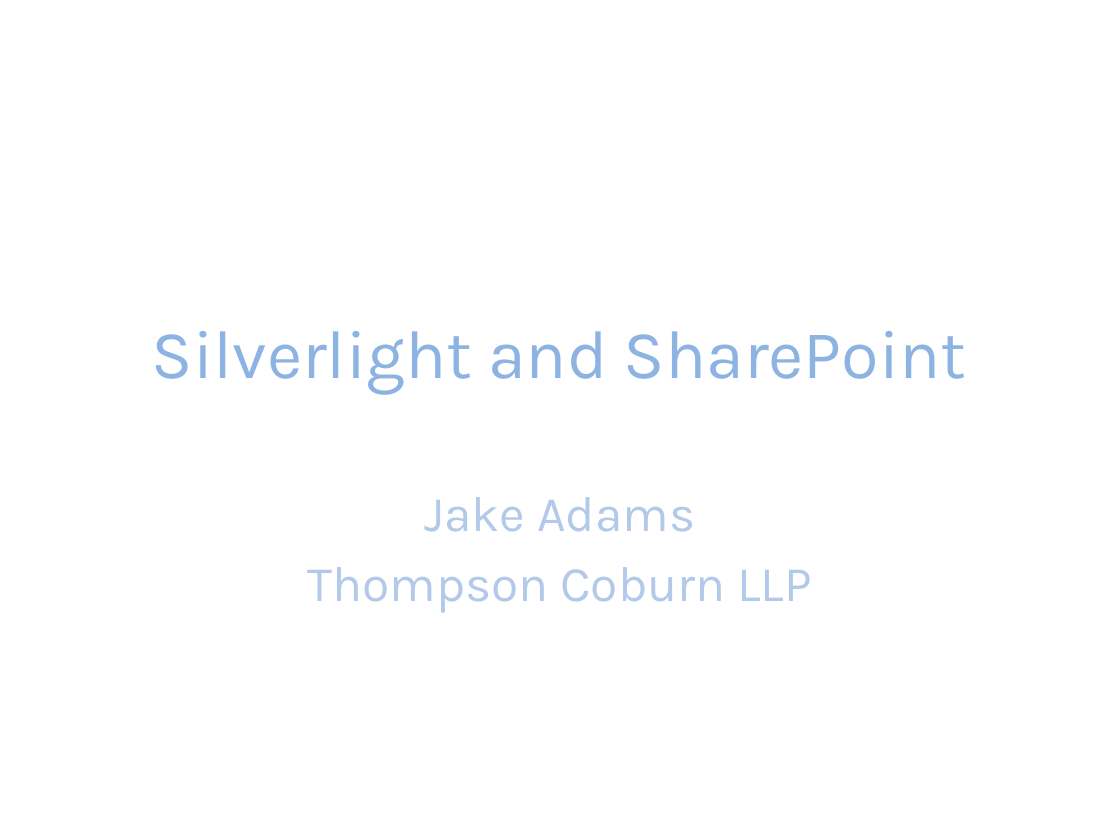
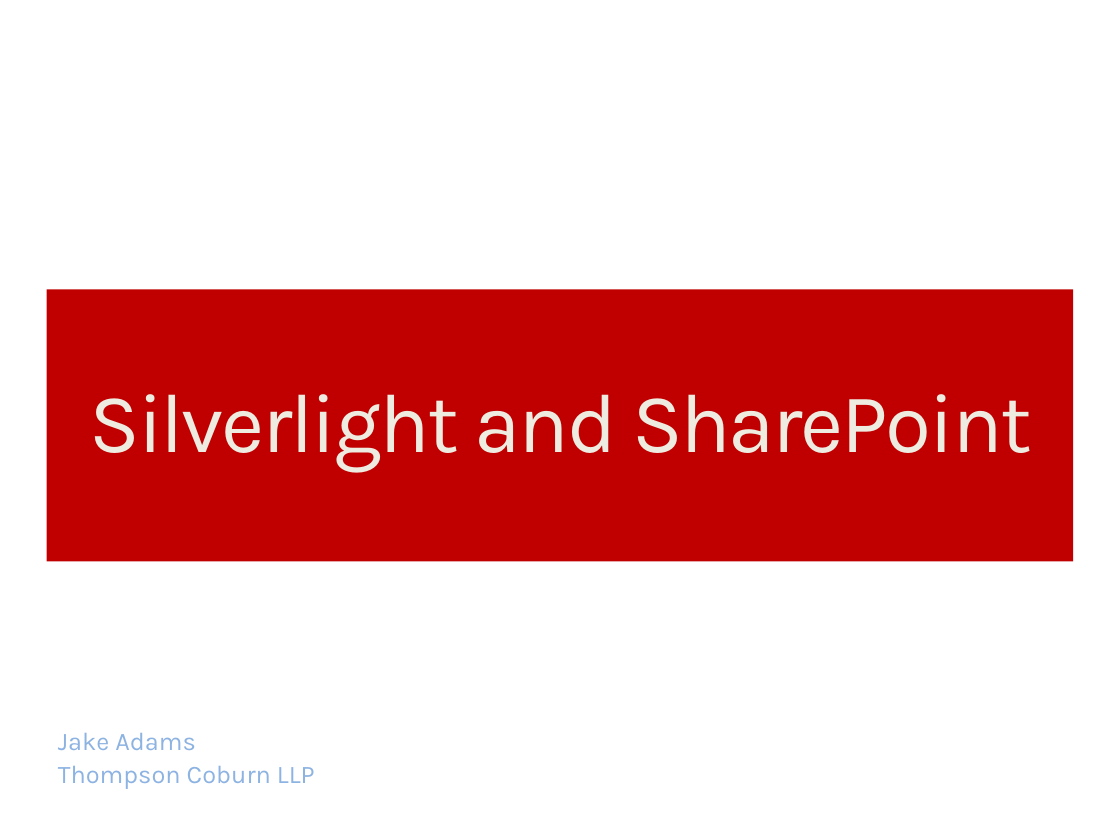
Before and after one commit to jacobladams/presentations, a slide deck: slide 1 of silverlight-and-sharepoint/Silverlight and SharePoint.pptx. Drawn at 1120x840 pixels with LibreOffice and Linux fonts; fonts in the diff are those of the drawing; background and template pictures are left out. Boxes give left, top, right and bottom in pixels: in the first picture for what was removed or moved away, otherwise in the second. Text is boxed around its words. In the diff, an @@ line names an element or a change of style, - is before the commit and + after.

```diff
--- a/silverlight-and-sharepoint/Silverlight and SharePoint.pptx
+++ b/silverlight-and-sharepoint/Silverlight and SharePoint.pptx
@@ rectangle added at (47, 289, 1073, 561), fill #C00000 @@
@@ title "Silverlight and SharePoint": place and size @@
-title "Silverlight and SharePoint" at (152, 331, 967, 395)
+title "Silverlight and SharePoint" at (90, 394, 1032, 472)
@@ title "Silverlight and SharePoint" at (90, 394, 1032, 472): size 44 to 54 pt, text colour #8DB3E2 to #EEECE1, letter spacing 0 to -1.5 pt; line spacing 1 to 0.9 @@
@@ subtitle removed at (308, 497, 812, 613) @@
-Jake Adams
-Thompson Coburn LLP
@@ text added at (58, 733, 196, 750), 16.3 pt, text #8DB3E2 @@
+Jake Adams
@@ text added at (58, 766, 315, 789), 16.3 pt, text #8DB3E2 @@
+Thompson Coburn LLP
```
Also in this commit, not shown: 4 other slides changed, 2 slides added, 1 slide removed.
